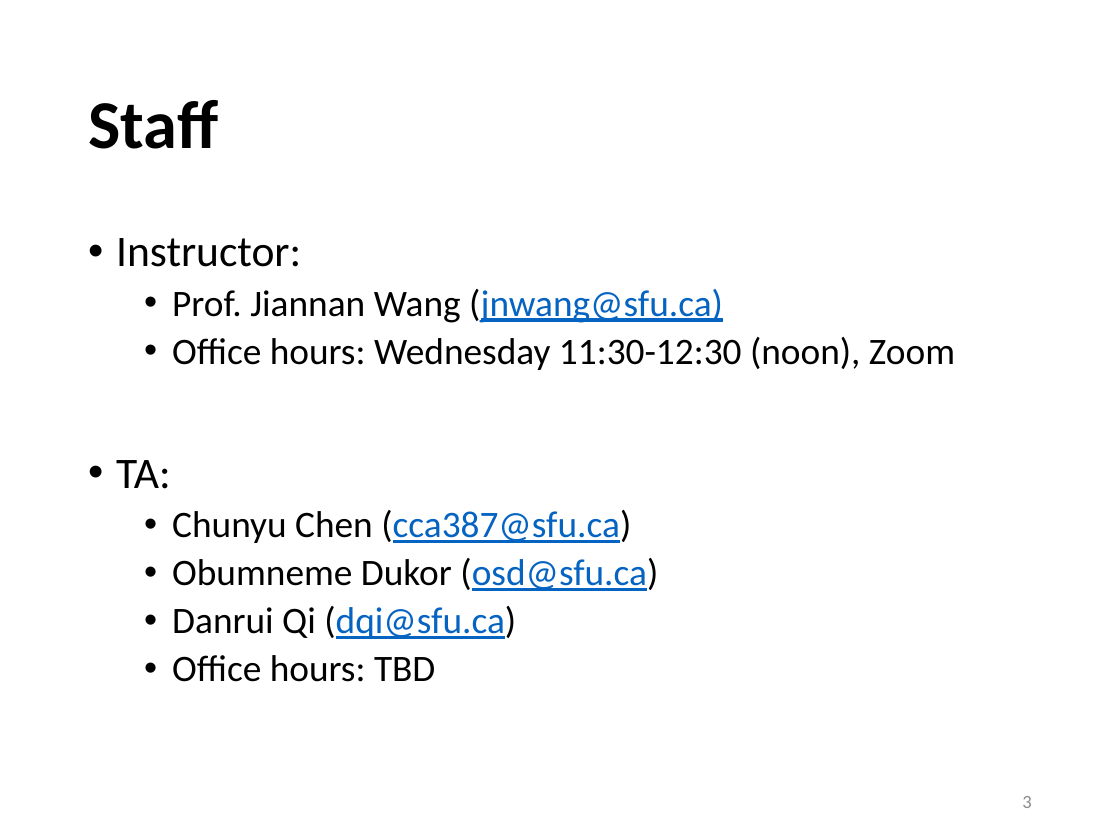
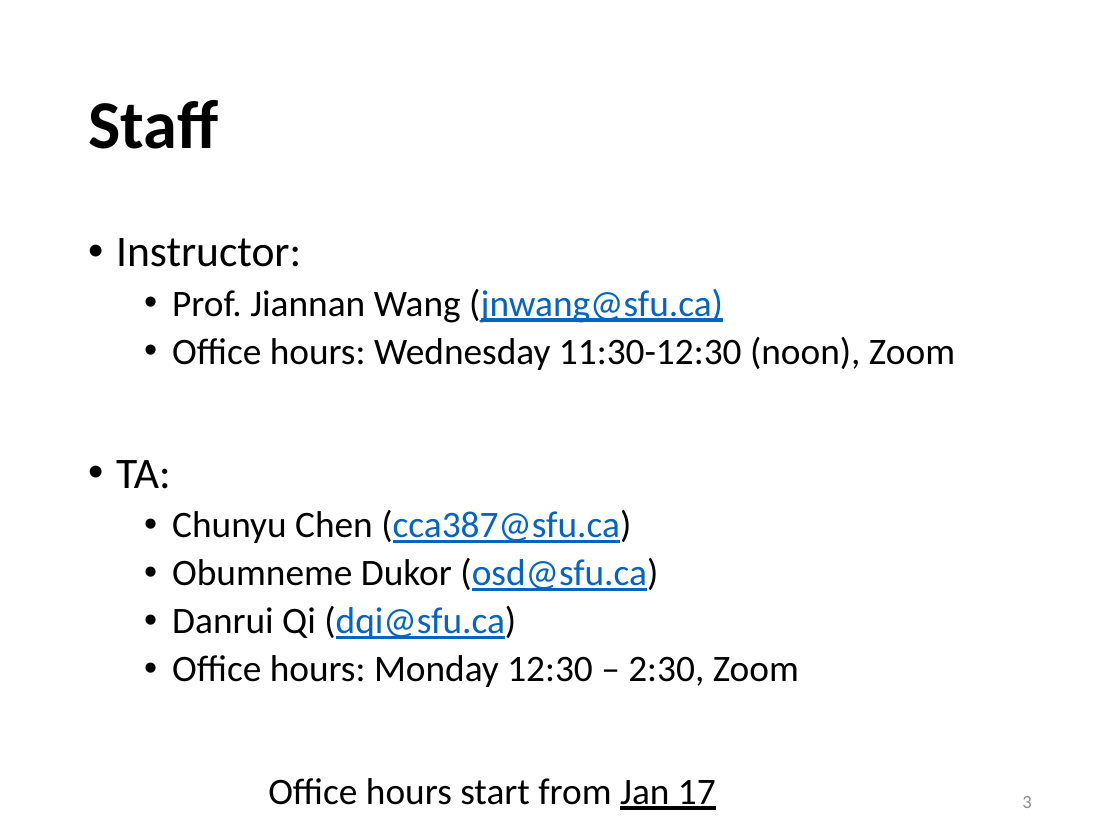
Before and after one commit to sfu-db/cmpt354, a slide deck: slide 3 of Lectures/lec1-1-intro.pptx. Drawn at 1120x840 pixels with LibreOffice and Linux fonts; fonts in the diff are those of the drawing. Boxes give left, top, right and bottom in pixels: in the first picture for what was removed or moved away, otherwise in the second. Text is boxed around its words. In the diff, an @@ line names an element or a change of style, - is before the commit and + after.

```diff
--- a/Lectures/lec1-1-intro.pptx
+++ b/Lectures/lec1-1-intro.pptx
@@ text at [172,655,799,687]: text changed @@
-  • Office hours: TBD
+  • Office hours: Monday 12:30 – 2:30, Zoom
@@ text added at [268,778,716,810], 24 pt, text #000000 @@
+Office hours start from Jan 17
```
Also in this commit, not shown: 2 other files.
